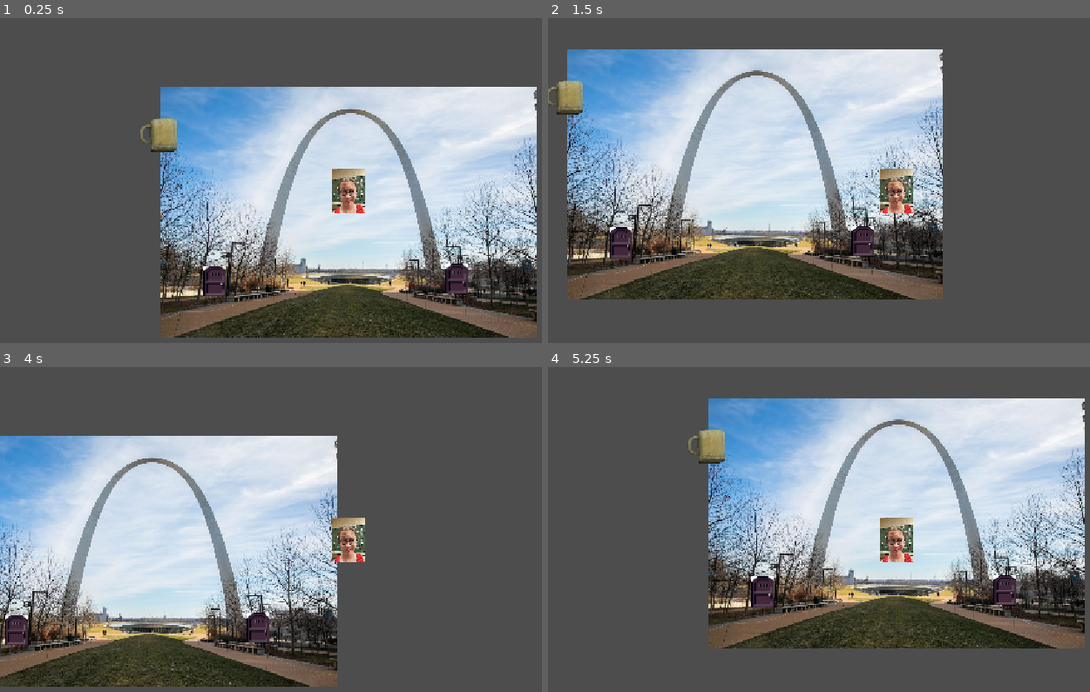
Above: before the commit, frames 1-4 (two rows, left to right).
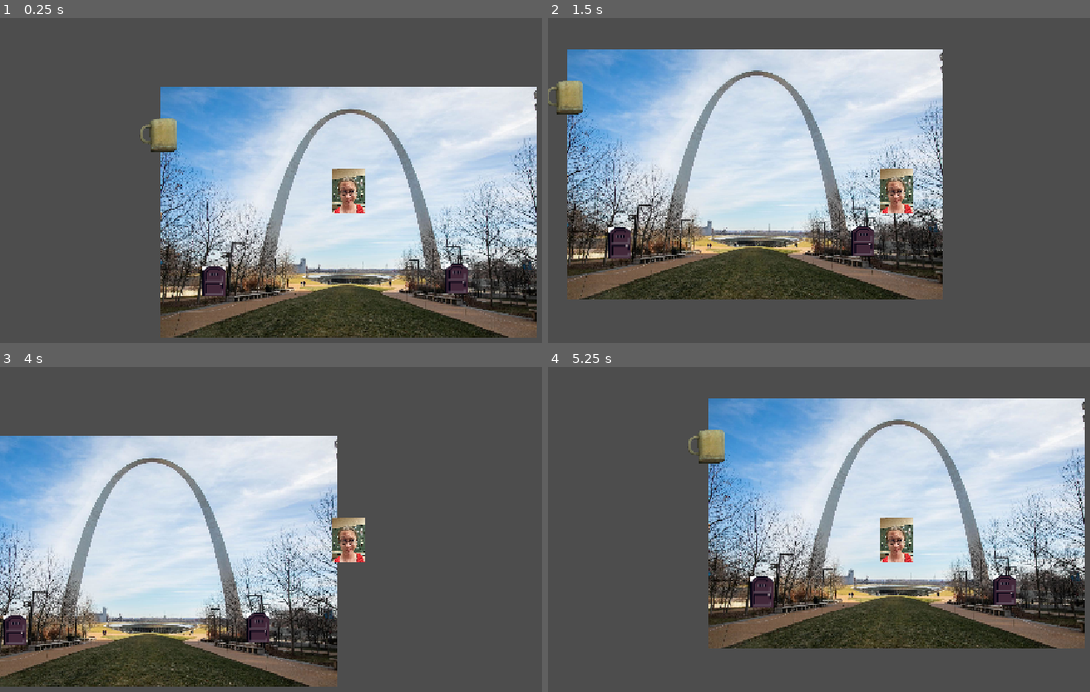
Above: after the commit, the same moments.

Repository: Derfla12345/imnotarobot
Game: Godot game, scene res://Areas/area_1.tscn
The game is run twice, just before and just after one commit, with the same random seed, the same clock (stepped at 60 frames per second) and the same inputs.
Inputs (mouse positions are in pixels of both pictures, inside the frame that each line leads up to):
- Up to frame 1 (0.25 s): no input
- Up to frame 2 (1.5 s): tap Enter at 0.5 s; move the mouse to (1052, 193) at 0.52 s; hold D (move_right) 0.53-1.28 s; tap Z (interact) at 0.6 s; move the mouse to (759, 232) at 1.27 s; hold S (move_down) from 1.28 s (still down); click (759, 232) at 1.35 s
- Up to frame 3 (4 s): tap Z (interact) at 1.55, 2.1, 2.85, 3.8 s; move the mouse to (417, 477) at 2.02 s; release S (move_down) at 2.03 s; hold D (move_right) 2.03-2.78 s; move the mouse to (314, 640) at 2.77 s; hold W (move_up) 2.78-3.53 s; move the mouse to (outside the picture) at 3.52 s; hold A (move_left) from 3.53 s (still down); click (outside the picture) at 3.6 s
- Up to frame 4 (5.25 s): move the mouse to (688, 503) at 4.27 s; tap Z (interact) at 4.35, 5.1 s; move the mouse to (932, 562) at 5.02 s; release A (move_left) at 5.03 s; hold S (move_down) from 5.03 s (still down)

The runs differ from the first frame. In frame 1, less than 0.1% of the frame differs, in the area x 37-42%, y 76-86%; in frame 2, 0.1%; in frame 3, 0.1%, in the area x 0-6%, y 76-86%; in frame 4, less than 0.1%.

Commit message:
created door exit locations
door exit can now be configured with an exported variable

Diff:
--- a/Areas/area_1.tscn
+++ b/Areas/area_1.tscn
@@ -3,11 +3,8 @@
 [ext_resource type="Texture2D" uid="uid://2b12t8ttc7p2" path="res://Areas/arch.jpg" id="1_ae2e2"]
 [ext_resource type="PackedScene" uid="uid://dge5shacvhvq1" path="res://Player/player.tscn" id="1_bmh1r"]
 [ext_resource type="Script" uid="uid://c0n1kd68ytvh6" path="res://Areas/area_1.gd" id="1_il02v"]
-[ext_resource type="Texture2D" uid="uid://ced8pms4svgob" path="res://Entities/Door/door.png" id="3_v2evy"]
 [ext_resource type="PackedScene" uid="uid://ce385k0b1qxe4" path="res://Entities/Computer1/computer_1.tscn" id="5_e5usc"]
 [ext_resource type="PackedScene" uid="uid://bn21dqcc0ogsi" path="res://Entities/Door/door.tscn" id="6_01mxt"]
-
-[sub_resource type="RectangleShape2D" id="RectangleShape2D_kvvnn"]
 
 [node name="Area1" type="Node2D" unique_id=2131497693]
 script = ExtResource("1_il02v")
@@ -21,35 +18,11 @@
 position = Vector2(1.8189894e-12, 0)
 scale = Vector2(0.99999994, 1)
 
-[node name="Door1_old" type="Area2D" parent="." unique_id=938955441]
-visible = false
-
-[node name="CollisionShape2D" type="CollisionShape2D" parent="Door1_old" unique_id=1073471122]
-position = Vector2(-124, 0)
-shape = SubResource("RectangleShape2D_kvvnn")
-
-[node name="Sprite2D" type="Sprite2D" parent="Door1_old" unique_id=1260065755]
-position = Vector2(-123.5, 4.7683716e-07)
-scale = Vector2(0.4838709, 0.4166667)
-texture = ExtResource("3_v2evy")
-
-[node name="Door2_old" type="Area2D" parent="." unique_id=1518348772]
-visible = false
-
-[node name="CollisionShape2D" type="CollisionShape2D" parent="Door2_old" unique_id=1431115002]
-position = Vector2(126.5, 0)
-shape = SubResource("RectangleShape2D_kvvnn")
-
-[node name="Sprite2D" type="Sprite2D" parent="Door2_old" unique_id=2055082384]
-position = Vector2(126.49999, 0)
-scale = Vector2(0.4838709, 0.4166667)
-texture = ExtResource("3_v2evy")
-
 [node name="Computer1" parent="." unique_id=1601914000 instance=ExtResource("5_e5usc")]
 position = Vector2(-124, -51)
 
 [node name="Door1" parent="." unique_id=1435931219 instance=ExtResource("6_01mxt")]
-position = Vector2(-89, 44)
+position = Vector2(-89.59, 44)
 door_id = 1
 door_send_id = 2
 
@@ -57,6 +30,3 @@
 position = Vector2(71, 43)
 door_id = 2
 door_send_id = 1
-
-[connection signal="body_entered" from="Door1_old" to="." method="_on_door_1_body_entered"]
-[connection signal="body_entered" from="Door2_old" to="." method="_on_door_2_body_entered"]
--- a/Entities/Door/door.gd
+++ b/Entities/Door/door.gd
@@ -5,28 +5,15 @@
 # set both using the godot UI rather than editing this text
 @export var door_id: int = 0
 @export var door_send_id: int = 0
+@export var exit_location_index: int = 0 # 0123 for NESW
 
 @onready var receive_door = find_receive_door(door_send_id)
-@onready var player = find_player()
+@onready var player_exit_location = get_node("PlayerExitLocation")
 
-func _on_body_entered(body: Node2D) -> void:
-	if (receive_door and player):
-		if (player.get_can_door()):
-			player.set_can_door(false)
-			player.position = receive_door.position
-
-func _on_body_exited(body: Node2D) -> void:
-	if (player):
-		player.set_can_door(true)
-
-# get the player node for player teleporting
-func find_player():
-	var player = null
-
-	if (get_parent()):
-		player = get_parent().find_child("Player")
-
-	return player
+func interact(player: CharacterBody2D):
+	if (receive_door):
+		if (receive_door.get_exit_location()):
+			player.enter_door(receive_door)
 
 # locate the node for the door we're trying to send to. returns null if the door isn't found
 func find_receive_door(target_id: int):
@@ -49,3 +36,20 @@
 
 func get_door_id() -> int:
 	return door_id
+
+func get_exit_location():
+	var exit_location
+
+	match exit_location_index:
+		0:
+			exit_location = get_node("PlayerExitNorth").get_position()
+		1:
+			exit_location = get_node("PlayerExitEast").get_position()
+		2:
+			exit_location = get_node("PlayerExitSouth").get_position()
+		3:
+			exit_location = get_node("PlayerExitWest").get_position()
+		_:
+			exit_location = get_node("PlayerExitEast").get_position()
+
+	return (position + exit_location)
--- a/Entities/Door/door.tscn
+++ b/Entities/Door/door.tscn
@@ -4,6 +4,10 @@
 [ext_resource type="Texture2D" uid="uid://ced8pms4svgob" path="res://Entities/Door/door.png" id="1_n6865"]
 
 [sub_resource type="RectangleShape2D" id="RectangleShape2D_iwerq"]
+
+[sub_resource type="CapsuleShape2D" id="CapsuleShape2D_hej7p"]
+radius = 8.0
+height = 20.0
 
 [node name="Door1" type="Area2D" unique_id=1435931219]
 script = ExtResource("1_iwerq")
@@ -17,5 +21,19 @@
 scale = Vector2(0.4838709, 0.4166667)
 texture = ExtResource("1_n6865")
 
-[connection signal="body_entered" from="." to="." method="_on_body_entered"]
-[connection signal="body_exited" from="." to="." method="_on_body_exited"]
+[node name="StaticBody2D" type="StaticBody2D" parent="." unique_id=280920094]
+
+[node name="CollisionShape2D" type="CollisionShape2D" parent="StaticBody2D" unique_id=771100498]
+shape = SubResource("CapsuleShape2D_hej7p")
+
+[node name="PlayerExitNorth" type="Marker2D" parent="." unique_id=1443141549]
+position = Vector2(0, -20)
+
+[node name="PlayerExitEast" type="Marker2D" parent="." unique_id=668443926]
+position = Vector2(20, 0)
+
+[node name="PlayerExitSouth" type="Marker2D" parent="." unique_id=231669505]
+position = Vector2(0, 20)
+
+[node name="PlayerExitWest" type="Marker2D" parent="." unique_id=310693437]
+position = Vector2(-20, 0)
--- a/Player/player.tscn
+++ b/Player/player.tscn
@@ -9,6 +9,7 @@
 size = Vector2(22, 30)
 
 [node name="Player" type="CharacterBody2D" unique_id=1745909773]
+position = Vector2(0, 15)
 script = ExtResource("1_l8h54")
 
 [node name="Camera2D" type="Camera2D" parent="." unique_id=1758303756]
--- a/player.gd
+++ b/player.gd
@@ -3,7 +3,6 @@
 
 var interactable_object = false
 var activity_lock: bool = false
-var can_door: bool = true
 
 func _physics_process(delta: float) -> void:
 	if (not activity_lock):
@@ -29,8 +28,5 @@
 func set_activity_lock(new_val: bool):
 	activity_lock = new_val
 
-func set_can_door(new_val: bool):
-	can_door = new_val
-
-func get_can_door() -> bool:
-	return can_door
+func enter_door(door: Area2D):
+	position = door.get_exit_location()
